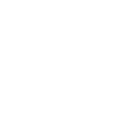
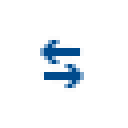
Layers edited between the first and the second 128x128 image:
added layer "图层 10 副本" above "图层 10" over bbox(40, 36, 84, 92)
